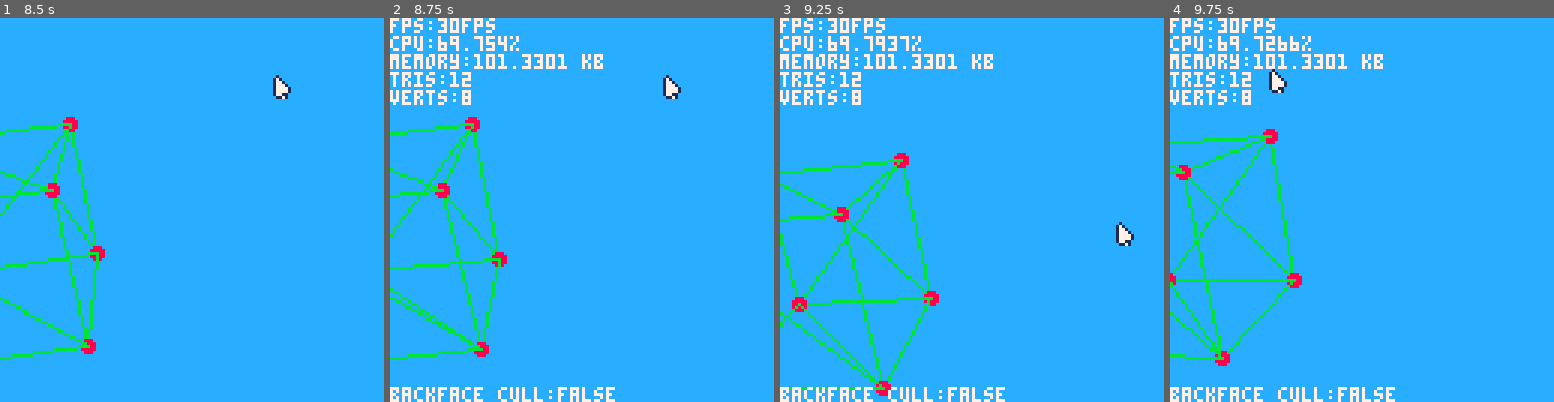
Above: before the commit, frames 1-4 (left to right).
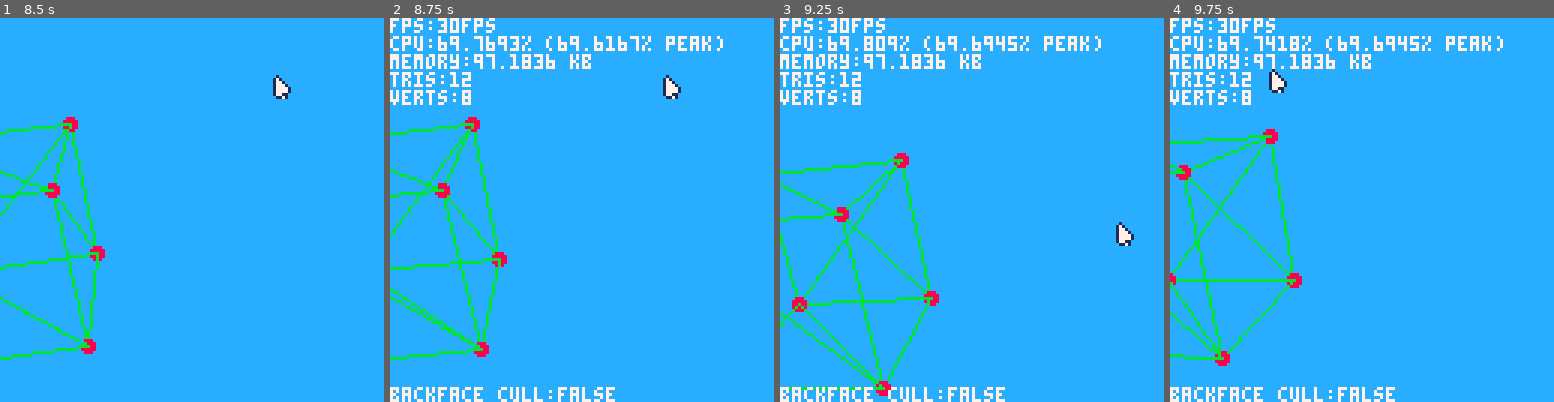
Above: after the commit, the same moments.

Repository: Woj-Rak/PICO-8-RENDERER
Game: PICO-8 cartridge renderer.p8
The game is run twice, just before and just after one commit, with the same random seed, the same clock (stepped at 60 frames per second) and the same inputs.
Inputs (mouse positions are in pixels of both pictures, inside the frame that each line leads up to):
- Up to frame 1 (8.5 s): tap X (X key) at 0.33, 1.07, 1.85, 2.97, 4.08, 5.2, 6.32, 7.43 s; click (280, 121) at 0.67 s; tap O (Z key) at 0.7, 1.7, 2.1, 2.5, 2.9, 3.3, 3.7, 4.1, 4.5, 4.9, 5.3, 5.7, 6.1, 6.5, 6.9, 7.3, 7.7, 8.1 s; click (46, 267) at 1.22 s; hold Right 1.6-2.1 s; click (107, 114) at 1.77 s; hold Up 2.15-2.42 s; click (172, 259) at 2.32 s; hold Right 2.47-3.03 s; click (234, 106) at 2.87 s; hold Left 3.08-3.58 s; click (295, 256) at 3.42 s; hold Down 3.63-3.97 s; click (61, 102) at 3.97 s; hold Right 4.02-4.68 s; click (122, 248) at 4.52 s; hold Up 4.73-5.03 s; click (184, 94) at 5.07 s; hold Left 5.08-5.68 s; click (249, 244) at 5.62 s; hold Down 5.73-6.03 s; hold Right 6.08-6.58 s; click (311, 90) at 6.17 s; hold Right 6.63-7.13 s; click (76, 236) at 6.72 s; hold Up 7.18-7.45 s; click (138, 83) at 7.27 s; hold Right 7.5-8.07 s; click (199, 229) at 7.82 s; hold Left from 8.12 s (still down); click (264, 79) at 8.37 s
- Up to frame 2 (8.75 s): tap O (Z key) at 8.5 s; tap X (X key) at 8.55 s; release Left at 8.62 s; hold Down from 8.67 s (still down)
- Up to frame 3 (9.25 s): tap O (Z key) at 8.9 s; click (1106, 225) at 8.92 s; release Down at 9 s; hold Right from 9.05 s (still down)
- Up to frame 4 (9.75 s): tap O (Z key) at 9.3, 9.7 s; click (1258, 71) at 9.47 s; tap X (X key) at 9.67 s; release Right at 9.72 s

Frame 1 is identical in both runs. In frame 2, 1.2% of the frame differs, in the area x 21-87%, y 4-14%; in frame 3, 1.3%, in the area x 21-84%, y 4-14%; in frame 4, 1.3%.

Commit message:
simplified the filled triangle draw

Diff:
--- a/draw.lua
+++ b/draw.lua
@@ -17,66 +17,22 @@
     line(x2, y2, x0, y0, c)
 end
 
-function barycentric(a, b, c, p)
-    local v0 = vec_sub(b,a)
-    local v1 = vec_sub(c,a)
-    local v2 = vec_sub(p,a)
-
-    local d00 = vec_dot(v0, v0)
-    local d01 = vec_dot(v0, v1)
-    local d11 = vec_dot(v1, v1)
-    local d20 = vec_dot(v2, v0)
-    local d21 = vec_dot(v2, v1)
-    local denom = d00 * d11 - d01 * d01
-
-    local v = (d11 * d20 - d01 * d21) / denom
-    local w = (d00 * d21 - d01 * d20) / denom
-    local u = 1 - v - w
-    return vec(v, w, u)
-end
-
-function draw_triangle_pixel(x, y, c, point_a, point_b, point_c)
-    local p = vec(x, y)
-
-    local weights = barycentric(point_a, point_b, point_c, p)
-
-    local interpolated_reciprocal_w = 0
-
-    -- interpolate value of 1/w for the current pixel
-    interpolated_reciprocal_w = (1 / point_a.w) * weights.x + (1 / point_b.w) * weights.y + (1 / point_c.w) * weights.z
-    interpolated_reciprocal_w = 1 - interpolated_reciprocal_w
-
-    -- draw the pixel
-    pset(x, y, c)
-end
-
 function draw_triangle_filled(x0, y0, z0, w0, x1, y1, z1, w1, x2, y2, z2, w2, c)
     -- dumb and lazy sort
     if (y0 > y1) then
         y0, y1 = y1, y0
         x0, x1 = x1, x0
-        z0, z1 = z1, z0
-        w0, w1 = w1, w0
     end
 
     if (y1 > y2) then
         y1, y2 = y2, y1
         x1, x2 = x2, x1
-        z1, z2 = z2, z1
-        w1, w2 = w2, w1
     end
 
     if (y0 > y1) then
         y0, y1 = y1, y0
         x0, x1 = x1, x0
-        z0, z1 = z1, z0
-        w0, w1 = w1, w0
     end
-
-    -- Vector points out of the passed in values
-    local point_a = vec(x0, y0, z0, w0)
-    local point_b = vec(x1, y1, z1, w1)
-    local point_c = vec(x2, y2, z2, w2)
 
     -- bottom flat triangle
     local inv_slope_1 = 0
@@ -99,9 +55,7 @@
                 x_start, x_end = x_end, x_start
             end
 
-            for x=x_start, x_end do
-                draw_triangle_pixel(flr(x), flr(y), c, point_a, point_b, point_c)
-            end
+            rectfill(x_start, y, x_end, y, c)
         end
     end
 
@@ -126,9 +80,7 @@
                 x_start, x_end = x_end, x_start
             end
 
-            for x=x_start,x_end do
-                draw_triangle_pixel(flr(x), flr(y), c, point_a, point_b, point_c)
-            end
+            rectfill(x_start, y, x_end, y, c)
         end
     end
 end
--- a/renderer.p8
+++ b/renderer.p8
@@ -27,7 +27,6 @@
 function _init()
     mouse.init()
     cam = camera()
-    --cam.position = vec(0, 0, -1)
 
     -- projection matrix
     fov = 120
--- a/utils.lua
+++ b/utils.lua
@@ -1,3 +1,5 @@
+peak_cpu_useage = 0
+
 -- used to output the contents of anything and everything
 function dump(o)
    if type(o) == 'table' then
@@ -13,8 +15,9 @@
 end
 
 function print_sys_info()
+   if ((stat(1)*100) > peak_cpu_useage) peak_cpu_useage = (stat(1)*100)
    print("fps:"..stat(7).."fps")
-   print("cpu:"..(stat(1)*100).."%")
+   print("cpu:"..(stat(1)*100).."% ("..peak_cpu_useage.."% peak)")
    print("memory:"..stat(0).." kb")
 end
 
